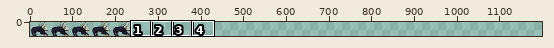
Sprite sheet -- sprites/wendigo.png. Above, an overview of the earlier version with the close-up marked.
Close-up. Earlier state:
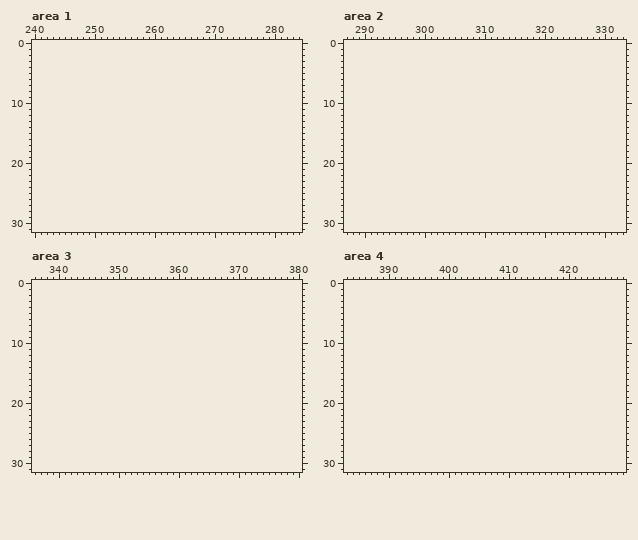
The file is 240x32 pixels. Shown: area 1: x 240..284, y 0..31; area 2: x 287..333, y 0..31; area 3: x 336..380, y 0..31; area 4: x 383..429, y 0..31. The old version is drawn lined up with the new one, on the new canvas. The wide view leaves out empty margins. The commit also changed other parts of the picture, which this record leaves out.
After:
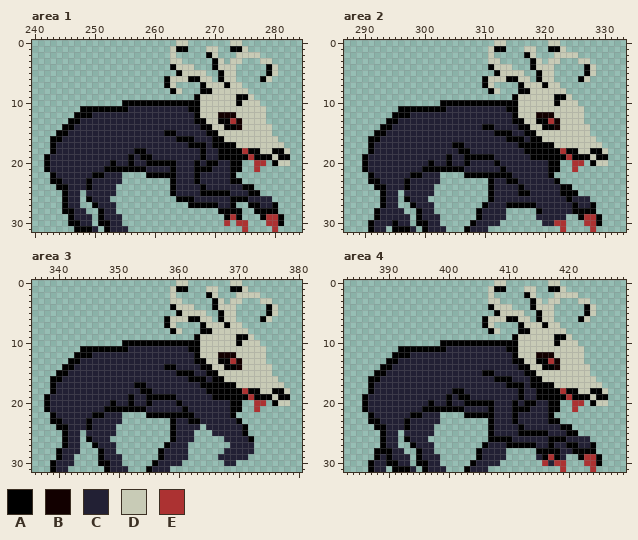
Palette (. is transparent): A #000000  B #120000  C #222034  D #c8cbb6  E #ac3232
Changes in this commit:
canvas 240x32 -> 1200x32
Changed rows in their new state; - is an unchanged pixel.
Area 1:
first column x 242:
 0 ----------------------DD-------DD--------
 1 ---------------------DAA---DD--AAD-------
 2 ---------------------D-----AD---DDDD-----
 3 ---------------------DD-----AD-DD---DD---
 4 ---------------------ADDD---ADDD-----AD--
 5 ----------------------ADDDD--ADD-----AD--
 6 --------------------ADDDAADD-ADD----AD---
 7 --------------------AD----ADDDADD--------
 8 ---------------------AD---AADDDDDD-------
 9 -------------------------ADDDDDDAAD------
10 -------------AAAAAAAAAAAAADDDDDDADDD-----
11 ------AAAAAAAACCCCCCCCCCAADDDDDDDDDDD----
12 -----AAACCCCCCCCCCCCCCCCCADDDBBBDDDDD----
13 ----AACCCCCCCCCCCCCCCCCCCAADDAAEBDDDD----
14 ---AACCCCCCCCCCCCCCCCCCCCCAADDAABDDDDD---
15 --AACCCCCCCCCCCCCCCCAACCCCCAADDDDDDDDD---
16 -AACCCCCCCCCCCCCCCCCCCAAACCCAADDDDDDDDD--
17 -ACCCCCCCCCCCCCCCCCCCCCCAAACAAAADDDDDDDD-
18 -ACCCCCCCCCCCCCAACCCCCCCCCACCAAAAEAADDAAD
19 ACCCCCCCCCCCCCACAACCCCCCCCACCAAAAAEAAADAA
20 ACCCCCCCCCCACCACCAAAAACCCACAACCAA--EE-ADD
21 ACCCCCCCCCAAAAAAACCCCACCCAAACCCAA--E-----
22 -ACCCCCCAACCC----AAAAACCCACCCCCA---------
23 -AACCCCACCCCC--------ACCCACCCCCAA--------
24 --AACCCACCCC---------ACCCCACCCCCCAA------
25 ---ACC-CCCCC---------ACCCCAAAAACCCAA-----
26 ---ACC-ACCC-----------AAACCCCCCAAACCCC---
27 ---ACC--ACCC------------AAAAACCA--AACCA--
28 ---AACC--ACC-----------------AAAA--AAAA--
29 ----ACCC-ACCC-----------------AEA---AEEA-
30 ----AACC-AACC-----------------E-EE---EEA-
31 -----AAAC-ACCC-------------------E----E--
Area 2:
first column x 290:
 0 ----------------------DD-------DD--------
 1 ---------------------DAA---DD--AAD-------
 2 ---------------------D-----AD---DDDD-----
 3 ---------------------DD-----AD-DD---DD---
 4 ---------------------ADDD---ADDD-----AD--
 5 ----------------------ADDDD--ADD-----AD--
 6 --------------------ADDDAADD-ADD----AD---
 7 --------------------AD----ADDDADD--------
 8 ---------------------AD---AADDDDDD-------
 9 -------------------------ADDDDDDAAD------
10 -------------AAAAAAAAAAAAADDDDDDADDD-----
11 ------AAAAAAAACCCCCCCCCCAADDDDDDDDDDD----
12 -----AAACCCCCCCCCCCCCCCCCADDDBBBDDDDD----
13 ----AACCCCCCCCCCCCCCCCCCCAADDAAEBDDDD----
14 ---AACCCCCCCCCCCCCCCAACCCCAADDAABDDDDD---
15 --AACCCCCCCCCCCCCCCCCCAAACCAADDDDDDDDD---
16 -AACCCCCCCCCCCCCCCCCCCCCAAACAADDDDDDDDD--
17 -ACCCCCCCCCCCCCAACCCCCCCCCAAAAAADDDDDDDD-
18 -ACCCCCCCCCCCCCCAACCCCCCCCCAAAAAAEAADDAAD
19 ACCCCCCCCCCCCCACCAAAAACCCCCCAAAAAAEAAADAA
20 ACCCCCCCCCCACCACCACCCCACCCCCCCCAA--EE-ADD
21 ACCCCCCCCCAAAAAAACCCCCCACCCCCCCAA--E-----
22 -ACCCCCCAACCC----AAAAAAAACCCCCCA---------
23 -AACCCCACCCCC--------ACCAACCCCCCA--------
24 --AACCCACCCC---------ACCCCACCCCCCAA------
25 ---ACC-CCCCC---------ACCCCAACCCCCAAA-----
26 ---ACC-ACCC----------ACCCCCCCCCCCCACCC---
27 ---ACC--ACCC--------ACCCAAAAACCCCCCACCA--
28 --ACCCC--ACC-------ACCCC-----ACCCCCAAAA--
29 --ACCCCC-ACCC------ACCCC-----CCCCC--AEEA-
30 -ACCCACC-AACC-----ACCCC-------CCEE---EEA-
31 -ACC-AAAC-ACCC---ACCC------------E----E--
Area 3:
first column x 338:
 0 ----------------------DD-------DD--------
 1 ---------------------DAA---DD--AAD-------
 2 ---------------------D-----AD---DDDD-----
 3 ---------------------DD-----AD-DD---DD---
 4 ---------------------ADDD---ADDD-----AD--
 5 ----------------------ADDDD--ADD-----AD--
 6 --------------------ADDDAADD-ADD----AD---
 7 --------------------AD----ADDDADD--------
 8 ---------------------AD---AADDDDDD-------
 9 -------------------------ADDDDDDAAD------
10 -------------AAAAAAAAAAAAADDDDDDADDD-----
11 ------AAAAAAAACCCCCCCCCCAADDDDDDDDDDD----
12 -----AAACCCCCCCCCCCCCCCCCADDDBBBDDDDD----
13 ----AACCCCCCCCCCCCCCCCCCCAADDAAEBDDDD----
14 ---AACCCCCCCCCCCCCCCAACCCCAADDAABDDDDD---
15 --AACCCCCCCCCCCCCCCCCCAAACCAADDDDDDDDD---
16 -AACCCCCCCCCCCCCCCCCCCCCAAACAADDDDDDDDD--
17 -ACCCCCCCCCCCCCAACCCCCCCCCAAAAAADDDDDDDD-
18 -ACCCCCCCCCCCCCCAACCCCCCCCCAAAAAAEAADDAAD
19 ACCCCCCCCCCCCCACCAAAAACCCCCCAAAAAAEAAADAA
20 ACCCCCCCCCCACCACCACCCCACCCCCCCCAA--EE-ADD
21 ACCCCCCCCCAAAAAAACCCCCCACCCCCCCAA--E-----
22 -ACCCCCCAACCC----AAAAAAAACCCCCCA---------
23 -AACCCCACCCCC--------ACCAACCCCCCA--------
24 --AACCCACCCC---------ACCCC-CCCCCCA-------
25 ---ACC-CCCCC---------ACCC---CCCCCA-------
26 ---ACC-ACCC----------ACCC-----CCCCA------
27 ---ACC--ACCC--------ACCC-------CCCC------
28 --ACCC---ACC-------ACCCC------CCCCC------
29 --ACC----ACCC------ACCCC-----CCCCC-------
30 -ACCC----AACC-----ACCCC-------CC---------
31 -ACC------ACCC---ACCC--------------------
Area 4:
first column x 386:
 0 ----------------------DD-------DD--------
 1 ---------------------DAA---DD--AAD-------
 2 ---------------------D-----AD---DDDD-----
 3 ---------------------DD-----AD-DD---DD---
 4 ---------------------ADDD---ADDD-----AD--
 5 ----------------------ADDDD--ADD-----AD--
 6 --------------------ADDDAADD-ADD----AD---
 7 --------------------AD----ADDDADD--------
 8 ---------------------AD---AADDDDDD-------
 9 -------------------------ADDDDDDAAD------
10 -------------AAAAAAAAAAAAADDDDDDADDD-----
11 ------AAAAAAAACCCCCCCCCCAADDDDDDDDDDD----
12 -----AAACCCCCCCCCCCCCCCCCADDDBBBDDDDD----
13 ----AACCCCCCCCCCCCCCCCCCCAADDAAEBDDDD----
14 ---AACCCCCCCCCCCCCCCCCCCCCAADDAABDDDDD---
15 --AACCCCCCCCCCCCCCCCAACCCCCAADDDDDDDDD---
16 -AACCCCCCCCCCCCCCCCCCCAAACCCAADDDDDDDDD--
17 -ACCCCCCCCCCCCCCCCCCCCCCAAACAAAADDDDDDDD-
18 -ACCCCCCCCCCCCCAACCCCCCCCCACCAAAAEAADDAAD
19 ACCCCCCCCCCCCCACAACCCCCCCCACCAAAAAEAAADAA
20 ACCCCCCCCCCACCACCAAAAACCCACAACCAA--EE-ADD
21 ACCCCCCCCCAAAAAAACCCCACCCAAACCCAA--E-----
22 -ACCCCCCAACCC----AAAAACCCACCCCCA---------
23 -AACCCCACCCCC--------ACCCACCCCCAA--------
24 --AACCCACCCC---------ACCCCACCCCCCAA------
25 ---ACC-CCCCC---------ACCCCAAAAACCCAA-----
26 ---ACC-ACCC----------AAAACCCCCCAAACCCC---
27 ---ACC--ACCC--------ACCCAAAAACCACCAACCA--
28 --AAACC--ACC-------ACCCC-----AAAACCAAAA--
29 --ACACCC-ACCC------ACCCC-----CAEAC--AEEA-
30 -ACCAACC-AACC-----ACCCC-------ECEE---EEA-
31 -ACC-AAAC-ACCC---ACCC------------E----E--
